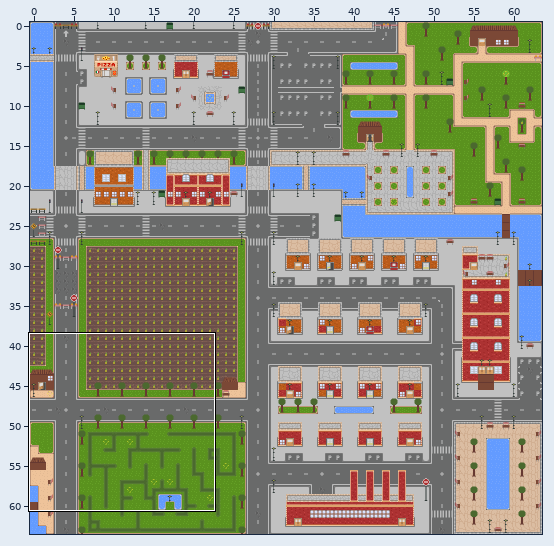
Level history. Tiled map (JSON): assets/map/map1.json. Above: a wide view before the commit, with the close-up outlined.
Close-up. Before the edit:
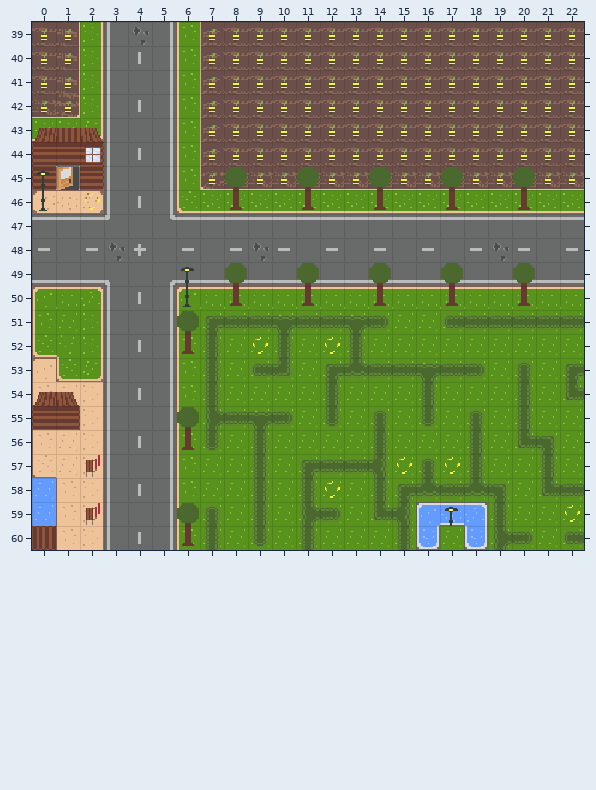
Cells are 16x16 px. Shown: x 0..22, y 39..60. The commit also changed other parts of the map, which this record leaves out.
And afterwards:
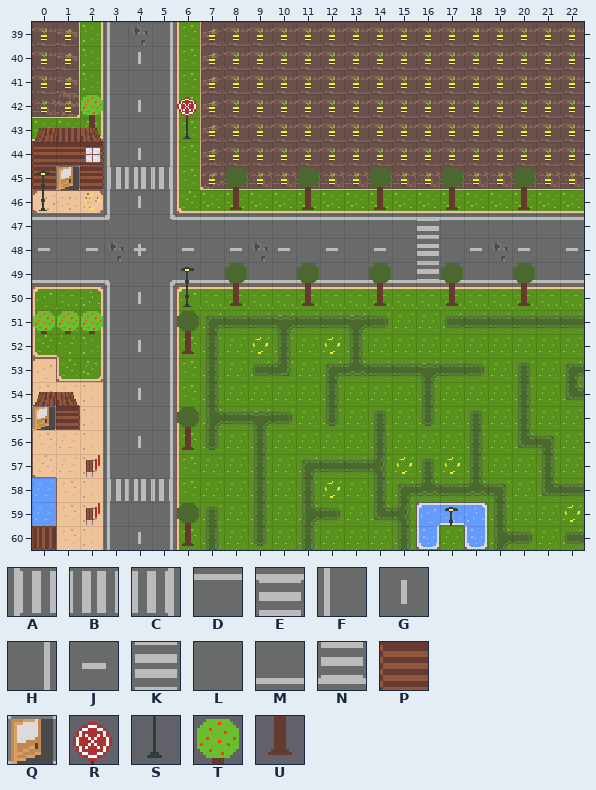
Key: from "tileset_map1": A 0, B 1, C 2, D 3, E 4, F 15, G 16, H 17, J 18, K 19, L 31, M 33, N 34, P 87, Q 143, R 162, S 174, T 189, U 203.
_ is an empty cell, . an unchanged one.
The edit:
--- layer "Ground"
@@ x 3..5 @@
-45 FLH
+45 ABC
@@ x 16..16 @@
-47 D
-48 J
-49 M
+47 E
+48 K
+49 N
@@ x 3..5 @@
-58 FGH
+58 ABC
--- layer "Objects"
@@ x 6..6 @@
-43 _
+43 S
@@ x 0..2 @@
-51 ___
+51 TTT
@@ x 0..0 @@
-55 P
+55 Q
--- layer "Dropped"
@@ x 2..2 @@
-43 _
+43 U
--- layer "Ornaments"
@@ x 2..6 @@
-42 _..._
+42 T...R
